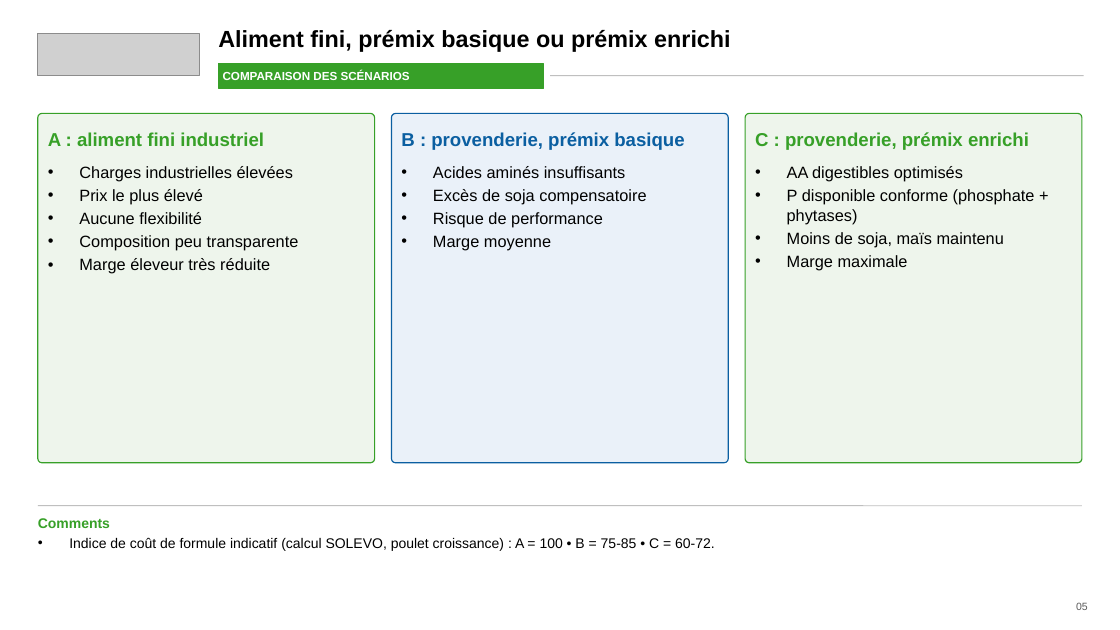
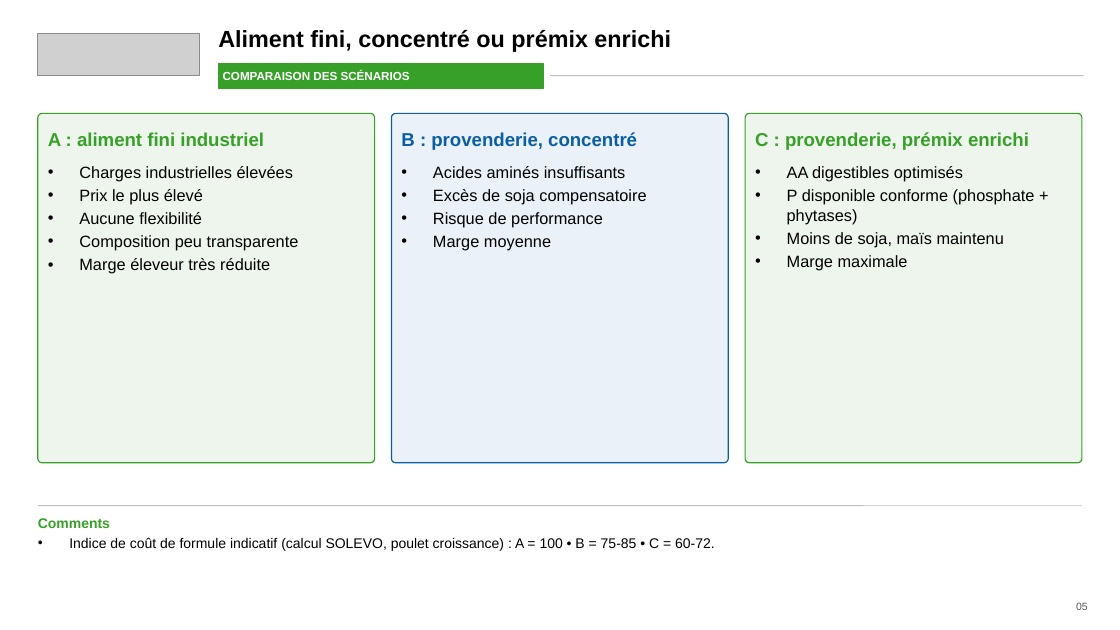
Before and after one commit to lehito1989/sisse-kaba-APP, a slide deck: slide 5 of static/SOLEVO_Offre_Filiere_Avicole_corrigee_2026-11-15.pptx. Drawn at 1120x630 pixels with LibreOffice and Linux fonts; fonts in the diff are those of the drawing; grey boxes stand for pictures. Boxes give left, top, right and bottom in pixels: in the first picture for what was removed or moved away, otherwise in the second. Text is boxed around its words. In the diff, an @@ line names an element or a change of style, - is before the commit and + after.

```diff
--- a/static/SOLEVO_Offre_Filiere_Avicole_corrigee_2026-11-15.pptx
+++ b/static/SOLEVO_Offre_Filiere_Avicole_corrigee_2026-11-15.pptx
@@ text at [218,30,671,52]: text changed @@
-Aliment fini, prémix basique ou prémix enrichi
+Aliment fini, concentré ou prémix enrichi
@@ text at [401,132,637,150]: text changed @@
-B : provenderie, prémix basique
+B : provenderie, concentré
```
Also in this commit, not shown: 5 other files.
